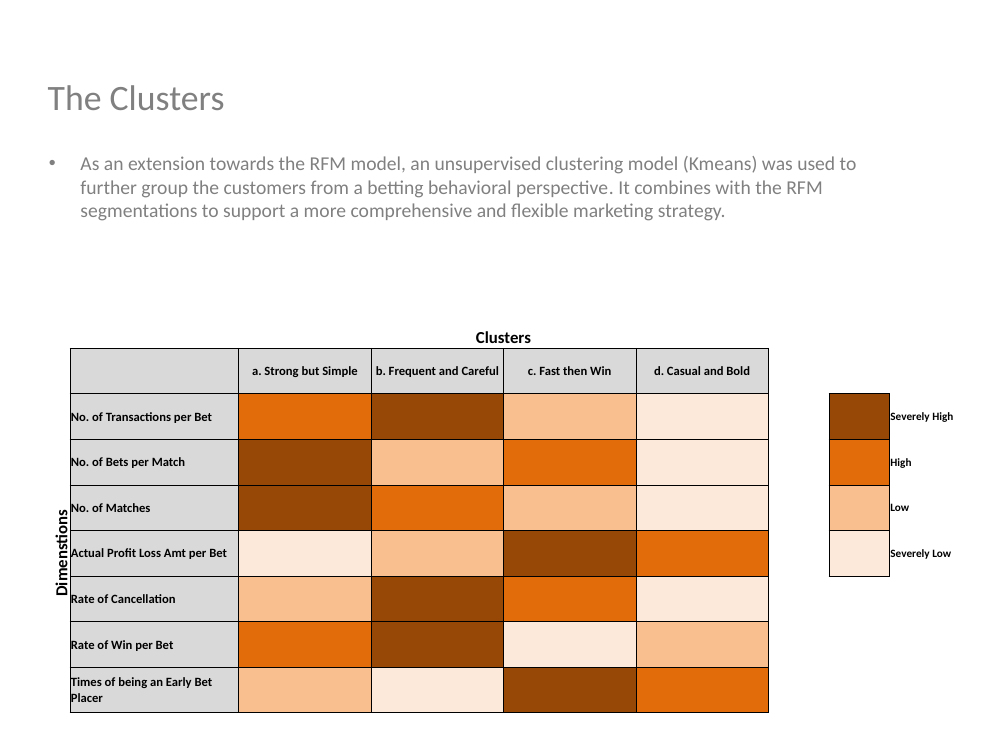
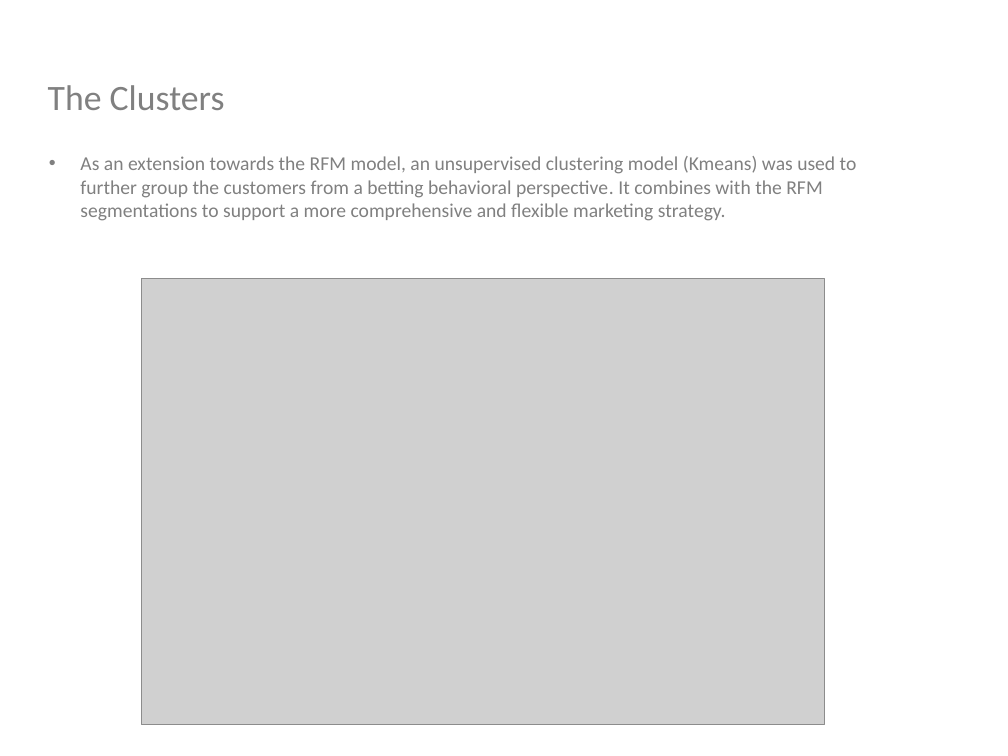
Before and after one commit to ivanliu1989/Melbourne_Datathon, a slide deck: slide 6 of slides/Slides deck.pptx. Drawn at 1008x756 pixels with LibreOffice and Linux fonts; fonts in the diff are those of the drawing; grey boxes stand for pictures. Boxes give left, top, right and bottom in pixels: in the first picture for what was removed or moved away, otherwise in the second. Text is boxed around its words. In the diff, an @@ line names an element or a change of style, - is before the commit and + after.

```diff
--- a/slides/Slides deck.pptx
+++ b/slides/Slides deck.pptx
@@ picture added at [141, 278, 825, 724] @@
@@ table removed at [50, 310, 956, 713], 9 rows, 9 columns @@
- |  | Clusters |  |  |  |  |  | 
- |  | a. Strong but Simple | b. Frequent and Careful | c. Fast then Win | d. Casual and Bold |  |  | 
-Dimenstions | No. of Transactions per Bet |  |  |  |  |  |  | Severely High
- | No. of Bets per Match |  |  |  |  |  |  | High
- | No. of Matches |  |  |  |  |  |  | Low
- | Actual Profit Loss Amt per Bet |  |  |  |  |  |  | Severely Low
- | Rate of Cancellation |  |  |  |  |  |  | 
- | Rate of Win per Bet |  |  |  |  |  |  | 
- | Times of being an Early Bet Placer |  |  |  |  |  |  | 
```
Also in this commit, not shown: 3 other files.
